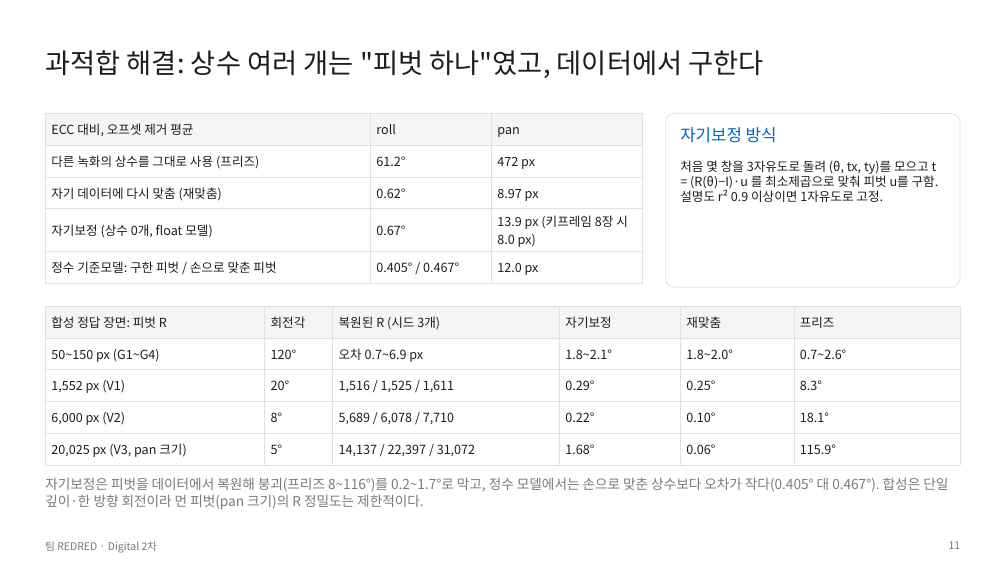
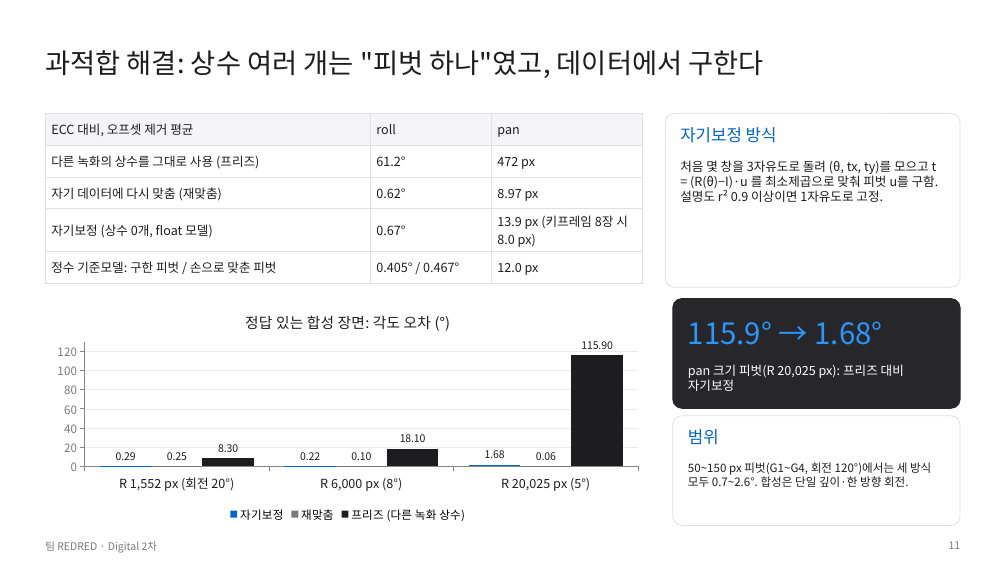
Before and after one commit to GangHeeJo/AI-SEMI, a slide deck: slide 11 of submission/REDRED_2차_발표자료_칩S.pptx. Drawn at 1008x567 pixels with LibreOffice and Linux fonts; fonts in the diff are those of the drawing. Boxes give left, top, right and bottom in pixels: in the first picture for what was removed or moved away, otherwise in the second. Text is boxed around its words. In the diff, an @@ line names an element or a change of style, - is before the commit and + after.

```diff
--- a/submission/REDRED_2차_발표자료_칩S.pptx
+++ b/submission/REDRED_2차_발표자료_칩S.pptx
@@ column chart added at (x1=45, y1=299, x2=650, y2=526) @@
+title "정답 있는 합성 장면: 각도 오차 (°)"
+categories: R 1,552 px (회전 20°), R 6,000 px (8°), R 20,025 px (5°)
+자기보정: 0.29, 0.22, 1.68
+재맞춤: 0.25, 0.1, 0.06
+프리즈 (다른 녹화 상수): 8.3, 18.1, 115.9
@@ rounded rectangle added at (x1=673, y1=299, x2=960, y2=408), fill #272729, outline #272729 1 pt @@
@@ table removed at (x1=45, y1=306, x2=960, y2=461), 5 rows, 6 columns @@
-합성 정답 장면: 피벗 R | 회전각 | 복원된 R (시드 3개) | 자기보정 | 재맞춤 | 프리즈
-50~150 px (G1~G4) | 120° | 오차 0.7~6.9 px | 1.8~2.1° | 1.8~2.0° | 0.7~2.6°
-1,552 px (V1) | 20° | 1,516 / 1,525 / 1,611 | 0.29° | 0.25° | 8.3°
-6,000 px (V2) | 8° | 5,689 / 6,078 / 7,710 | 0.22° | 0.10° | 18.1°
-20,025 px (V3, pan 크기) | 5° | 14,137 / 22,397 / 31,072 | 1.68° | 0.06° | 115.9°
@@ text added at (x1=688, y1=321, x2=883, y2=345), 28 pt, text #2997FF @@
+115.9° → 1.68°
@@ text added at (x1=688, y1=364, x2=904, y2=391), 12 pt, text #FFFFFF @@
+pan 크기 피벗(R 20,025 px): 프리즈 대비 자기보정
@@ rounded rectangle added at (x1=673, y1=416, x2=960, y2=526), fill #FFFFFF, outline #E0E0E0 0.75 pt @@
@@ text added at (x1=688, y1=429, x2=719, y2=445), 16 pt, text #0066CC @@
+범위
@@ text removed at (x1=45, y1=478, x2=948, y2=509) @@
-자기보정은 피벗을 데이터에서 복원해 붕괴(프리즈 8~116°)를 0.2~1.7°로 막고, 정수 모델에서는 손으로 맞춘 상수보다 오차가 작다(0.405° 대 0.467°). 합성은 단일 깊이·한 방향 회전이라 먼 피벗(pan 크기)의 R 정밀도는 제한적이다.
@@ text added at (x1=688, y1=462, x2=931, y2=487), 11 pt, text #1D1D1F @@
+50~150 px 피벗(G1~G4, 회전 120°)에서는 세 방식 모두 0.7~2.6°. 합성은 단일 깊이·한 방향 회전.
```
Also in this commit, not shown: 3 other slides changed, 2 other files.
